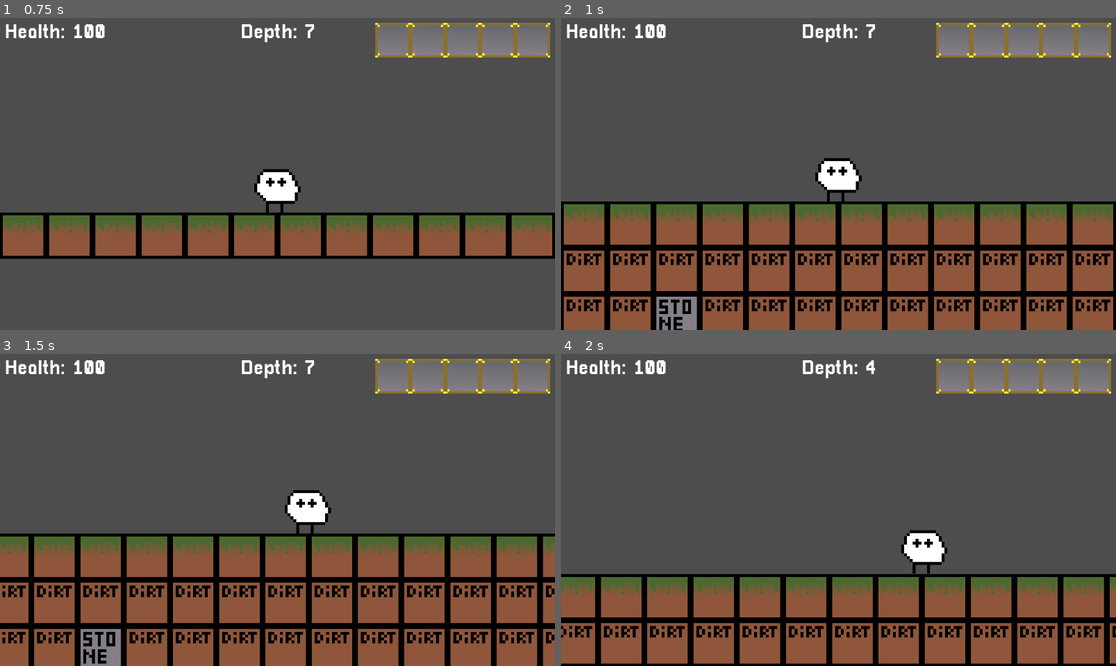
Above: before the commit, frames 1-4 (two rows, left to right).
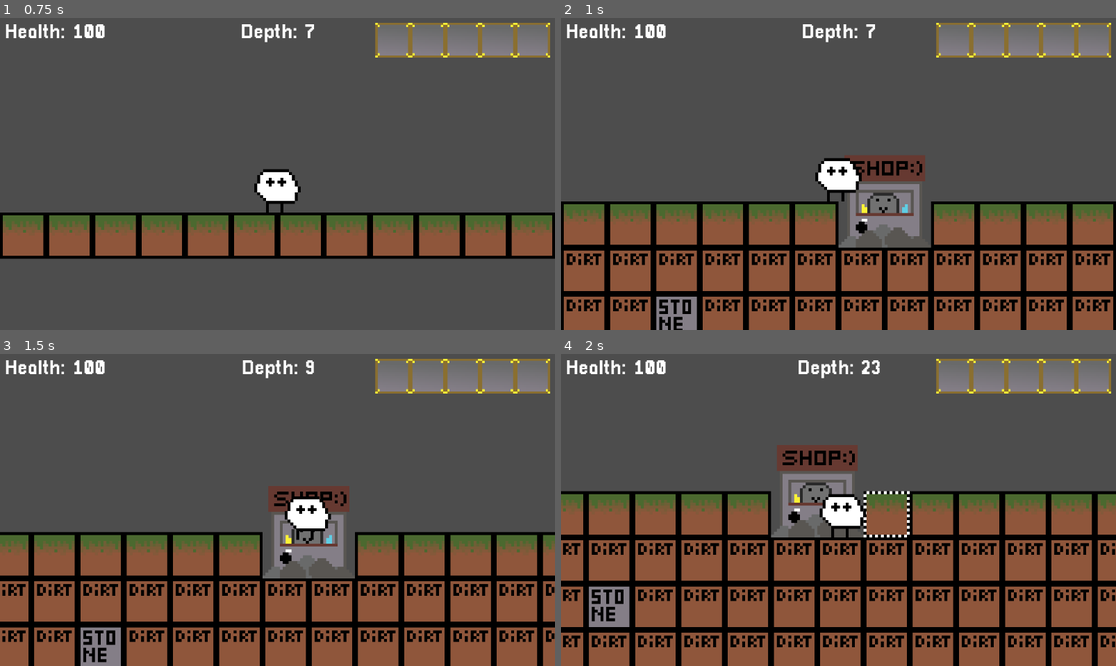
Above: after the commit, the same moments.

Repository: Deeeeelan/Campfire-Game
Game: Godot game, scene res://Scenes/Title Screen.tscn
Same seed, same stepped clock (60 frames per second), same inputs: the game is played once before the commit and once after it.
Inputs (mouse positions are in pixels of both pictures, inside the frame that each line leads up to):
- Up to frame 1 (0.75 s): click "Play" at 0.5 s
- Up to frame 2 (1 s): no input
- Up to frame 3 (1.5 s): move the mouse to (399, 494) at 1.27 s; hold D (Right) from 1.28 s (still down); click (399, 494) at 1.42 s
- Up to frame 4 (2 s): keep holding D (Right); tap W (Jump) at 1.52 s

Frame 1 is identical in both runs. In frame 2, 4.1% of the frame differs, in the area x 49-67%, y 44-74%; in frame 3, 9.6%; in frame 4, 45%, in the area x 0-100%, y 2-100%.

Commit message:
Add shop generation

Diff:
--- a/Assets/Tilesets/terrain.tres
+++ b/Assets/Tilesets/terrain.tres
@@ -1,6 +1,9 @@
 [gd_resource type="TileSet" format=3 uid="uid://cdox6uix88qhv"]
 
 [ext_resource type="Texture2D" uid="uid://ea8hj5qac86u" path="res://Assets/Images/Terrain/TileSet.png" id="1_bqm1x"]
+
+[sub_resource type="TileMapPattern" id="TileMapPattern_bqm1x"]
+tile_data = PackedInt32Array(0, 917504, 14, 65536, 917504, 15, 1, 983040, 14, 65537, 983040, 15)
 
 [sub_resource type="TileSetAtlasSource" id="TileSetAtlasSource_ee5j7"]
 texture = ExtResource("1_bqm1x")
@@ -15,7 +18,11 @@
 1:1/0/physics_layer_0/polygon_0/points = PackedVector2Array(-8, -8, 8, -8, 8, 8, -8, 8)
 0:2/0 = 0
 0:3/0 = 0
+14:14/size_in_atlas = Vector2i(2, 2)
+14:14/0 = 0
+14:14/0/texture_origin = Vector2i(-8, -8)
 
 [resource]
 physics_layer_0/collision_layer = 1
 sources/0 = SubResource("TileSetAtlasSource_ee5j7")
+pattern_0 = SubResource("TileMapPattern_bqm1x")
--- a/Scenes/Game.tscn
+++ b/Scenes/Game.tscn
@@ -166,5 +166,5 @@
 autostart = true
 
 [node name="MineTick" type="Timer" parent="." unique_id=248017811]
-wait_time = 0.12
+wait_time = 0.05
 autostart = true
--- a/Scripts/character_body_2d.gd
+++ b/Scripts/character_body_2d.gd
@@ -1,6 +1,7 @@
 extends CharacterBody2D
 
 @export var depth : int = 0
+@export var deepest_depth : int = 0
 @export var health : int = 100
 @export var speed = 180.0
 @export var jump_velocity = -220.0
@@ -54,6 +55,7 @@
 
 func _physics_process(delta: float) -> void:
 	depth = self.position.y
+	deepest_depth = max(deepest_depth, depth)
 	$Camera2D.zoom = Vector2.ONE * zoom # TODO: Tween camera position
 
 	var space_state = get_world_2d().direct_space_state
--- a/Scripts/game_script.gd
+++ b/Scripts/game_script.gd
@@ -1,12 +1,19 @@
 extends Node
+
+const GENERATE_DIST = 35
+const STONE_LAYER = 200.0
+const MAX_CAVE_SIZE = 250
+#const PATTERNS = {
+	#"Shop": [Vector2i(14, 14), Vector2i(15, 15)]
+#}
 
 @onready var tile_map = $Node2D/TileMapLayer
 @export var player: CharacterBody2D
-const GENERATE_DIST = 35
-const STONE_LAYER = 200.0
-const MAX_CAVE_SIZE = 250
+
+var deepest_generated = 0
 
 var rng = RandomNumberGenerator.new()
+
 const CAVE_DIRS =  [Vector2i(0, -1),
 		Vector2i(-1, 0),          Vector2i(1, 0),
 					Vector2i(0, 1)]
@@ -25,10 +32,32 @@
 			return 0
 	return size + 1
 
+#func place_pattern(pattern : String, pos: Vector2i):
+	#if PATTERNS[pattern]:
+		#var yi = 0
+		#for y in range(PATTERNS[pattern][0].y, PATTERNS[pattern][1].y + 1):
+			#var xi = 0
+			#for x in range(PATTERNS[pattern][0].x, PATTERNS[pattern][1].x + 1):
+				#print(xi, " ", yi, " ", x, " ", y, " ", )
+				#tile_map.set_cell(pos + Vector2i(yi, xi), 0, Vector2i(x, y))
+				#xi += 1
+			#yi += 1
+	#else:
+		#push_warning("Can not find pattern: " + pattern)
+func fill_tile(atlas : Vector2i, v1 : Vector2i, v2 : Vector2i):
+	for y in range(v1.y, v2.y):
+		for x in range(v1.x, v2.x):
+			tile_map.set_cell(Vector2i(x, y), 0, atlas)
 
 func tick():
 	var center = tile_map.local_to_map(player.position)
 	for y in range(center.y - floor(GENERATE_DIST / 2), center.y + floor(GENERATE_DIST / 2)):
+		deepest_generated = max(deepest_generated, y)
+		if deepest_generated % 100 == 0:
+			var shop_pos = Vector2i(center.x, deepest_generated)
+			fill_tile(Vector2i(0, 2), shop_pos, shop_pos + Vector2i(2, 2))
+			tile_map.set_cell(shop_pos, 0, Vector2i(14, 14))
+			pass
 		if y == 1: # Grass Layer
 			for x in range(center.x - floor(GENERATE_DIST / 2), center.x + floor(GENERATE_DIST / 2)):
 				var pos = Vector2i(x, y)
Binary file changed: Assets/Images/Terrain/TileSet.png
